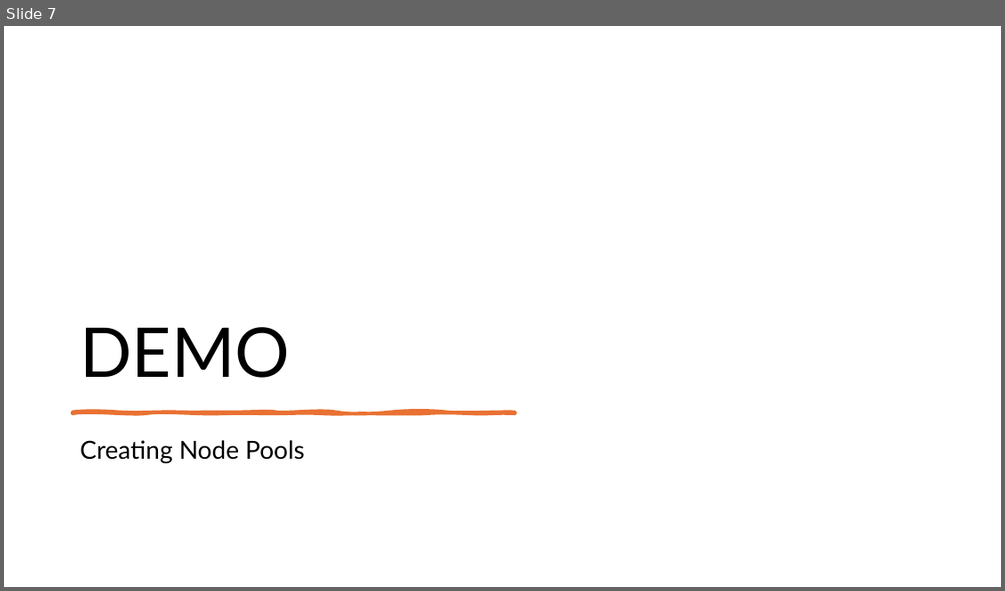
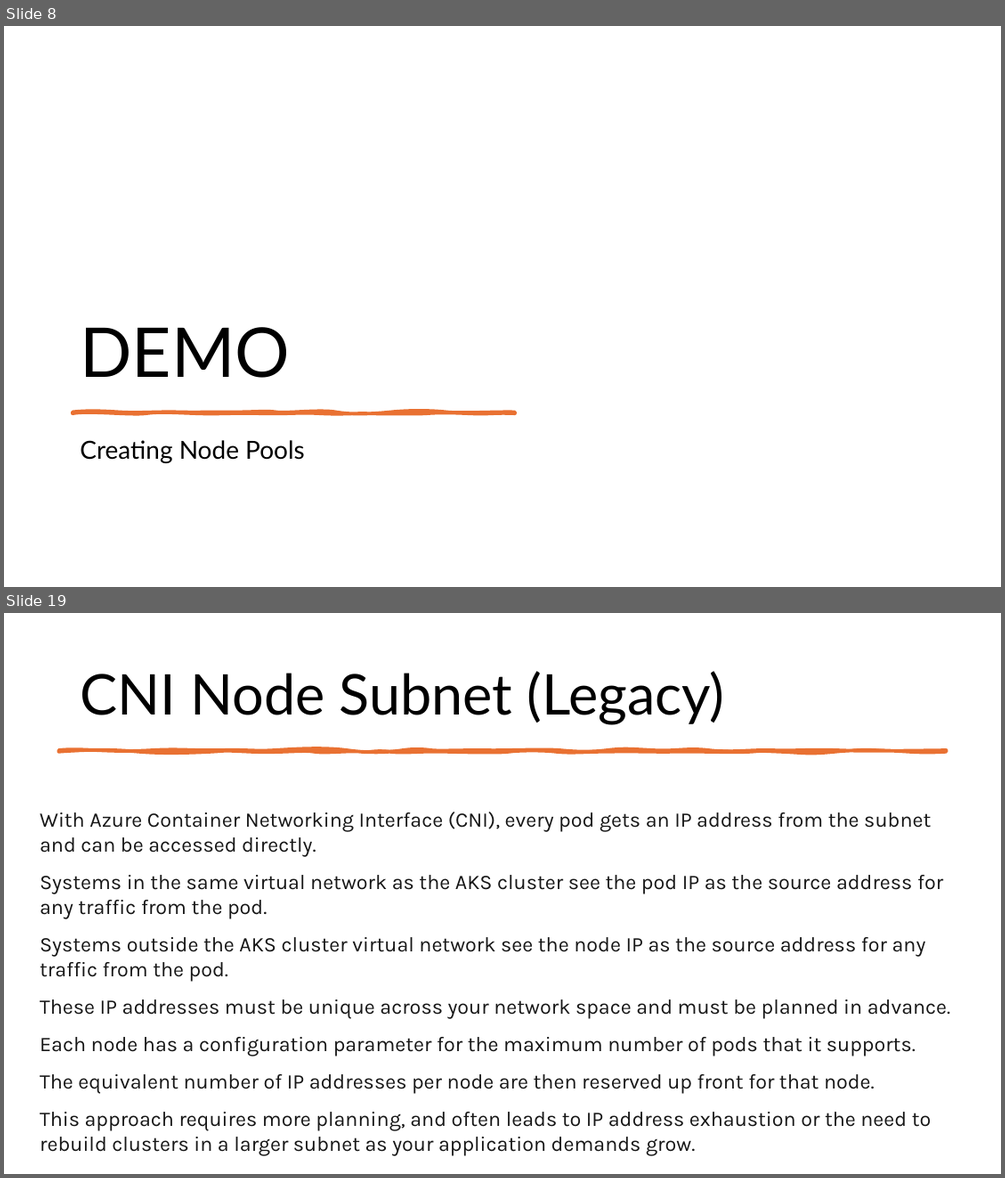
Before and after one commit to fhbilgen/AKSWorkshop, a slide deck: AKS_04_Networking.pptx. Shown one above the other, each under a label of ours: slide 7 before the commit, slides 8 and 19 after it; the slides between them are not shown. The pictures are 1005x591 and 1005x1178 pixels, drawn with LibreOffice and Linux fonts; fonts in the diff are those of the drawing. Boxes give left, top, right and bottom in pixels: in the first picture for what was removed or moved away, otherwise in the second. Text is boxed around its words. In the diff, an @@ line names an element or a change of style, - is before the commit and + after.

Commit message:
Adding topics to Networking

```diff
--- a/AKS_04_Networking.pptx
+++ b/AKS_04_Networking.pptx
@@ slide 19 added at bbox=[4, 613, 1001, 1174], background #FFFFFF @@
@@ title added at bbox=[80, 671, 725, 725], 54 pt, text #000000 @@
+CNI Node Subnet (Legacy)
@@ freeform shape added at bbox=[58, 750, 947, 751], fill #E97132, outline #E97132 3.25 pt @@
@@ text added at bbox=[40, 811, 951, 1155], 20 pt, text #161616 @@
+With Azure Container Networking Interface (CNI), every pod gets an IP address from the subnet and can be accessed directly.
+Systems in the same virtual network as the AKS cluster see the pod IP as the source address for any traffic from the pod.
+Systems outside the AKS cluster virtual network see the node IP as the source address for any traffic from the pod.
+These IP addresses must be unique across your network space and must be planned in advance.
+Each node has a configuration parameter for the maximum number of pods that it supports.
+The equivalent number of IP addresses per node are then reserved up front for that node.
+This approach requires more planning, and often leads to IP address exhaustion or the need to rebuild clusters in a larger subnet as your application demands grow.
@@ what was slide 7 is now slide 8 @@
```
Also in this commit, not shown: 34 other slides added, 6 other files.
